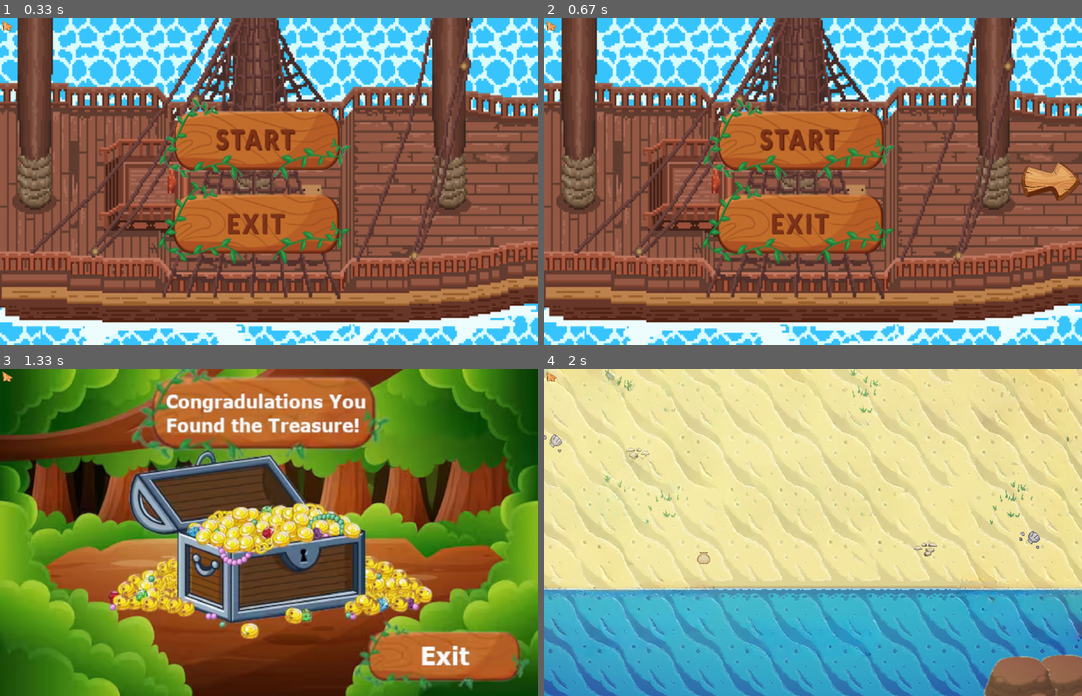
Above: before the commit, frames 1-4 (two rows, left to right).
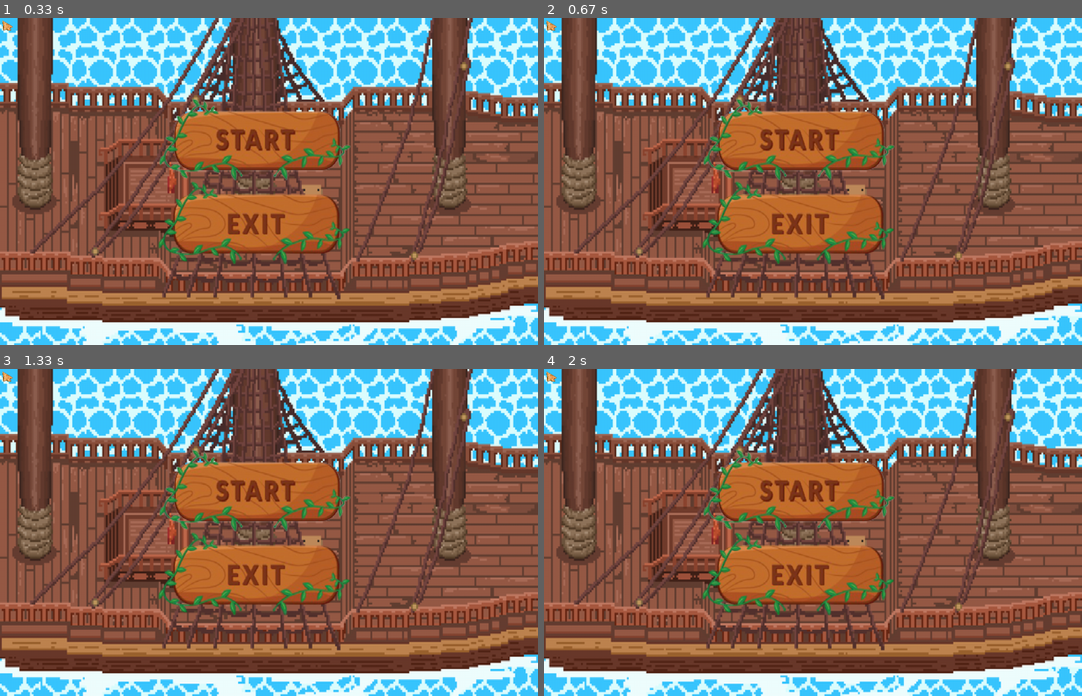
Above: after the commit, the same moments.

Repository: DasolLim/Pygame_Pirates
Game: pygame game, started from main.py
Same seed, same stepped clock (60 frames per second), same inputs: the game is played once before the commit and once after it.
Inputs:
- Up to frame 1 (0.33 s): no input
- Up to frame 2 (0.67 s): tap 4 at 0.33 s
- Up to frame 3 (1.33 s): hold C 0.67-1.2 s; hold Left 0.67-1.2 s; tap T at 1.23 s
- Up to frame 4 (2 s): tap F at 1.57 s; tap B at 1.9 s

Frame 1 is identical in both runs. In frame 2, 0.8% of the frame differs, in the area x 88-100%, y 44-57%; in frame 3, 98%; in frame 4, 100%, in the area x 0-100%, y 0-100%.

Commit message:
minorBugFixed&AdminControlsRemoved

Diff:
--- a/gameSprites.py
+++ b/gameSprites.py
@@ -734,7 +734,6 @@
                 randNum = random.randint(1,100)
 
                 if randExtra >= randNum:
-                    print("TWO COINS")
                     rand_x = random.randint(100, 1000)
                     rand_y = random.randint(50,528 - 50)
                     coinItem_group.add(Coin("Scenes\coinItemImage.png", rand_x, rand_y))
--- a/main.py
+++ b/main.py
@@ -530,10 +530,11 @@
             x.hit()
 
     if boss_group and pygame.sprite.collide_rect(player,boss_group.sprites()[0]) and boss_group.sprites()[0].framecount == 20:
+        if player.health > 0:
+            player.whoKilled = boss_group.sprites()[0].type
         player.health -= boss_group.sprites()[0].damage
         player.hit()
-        if player.health > 0:
-            player.whoKilled = boss_group.sprites()[0].type
+
 
     if(player.health<=0):
         global deathPlaying
@@ -706,25 +707,6 @@
             player_group.sprites()[0].rect.y += speedCount[0]
             player_group.sprites()[0].speed = speedCount
 
-    # ///////////////////////////#
-    # if conditions are met and player exits screen through right side
-    if keys[pygame.K_f]:
-        sceneBuilder("forest")
-    if keys[pygame.K_c]:
-        sceneBuilder('cave')
-        bossPlaying = True
-    # if conditions are met for game completion
-    if keys[pygame.K_t]:
-        sceneBuilder('treasure')
-        win = True
-    if keys[pygame.K_b]:
-        sceneBuilder('beach')
-    if keys[pygame.K_4]:
-        mob_group.empty()
-        boss_group.empty()
-        coinItem_group.empty()
-    #/////////////////////////////////////#
-
     # advancing to next stage
     if not mob_group and not boss_group and not scene == 'treasure':
 
